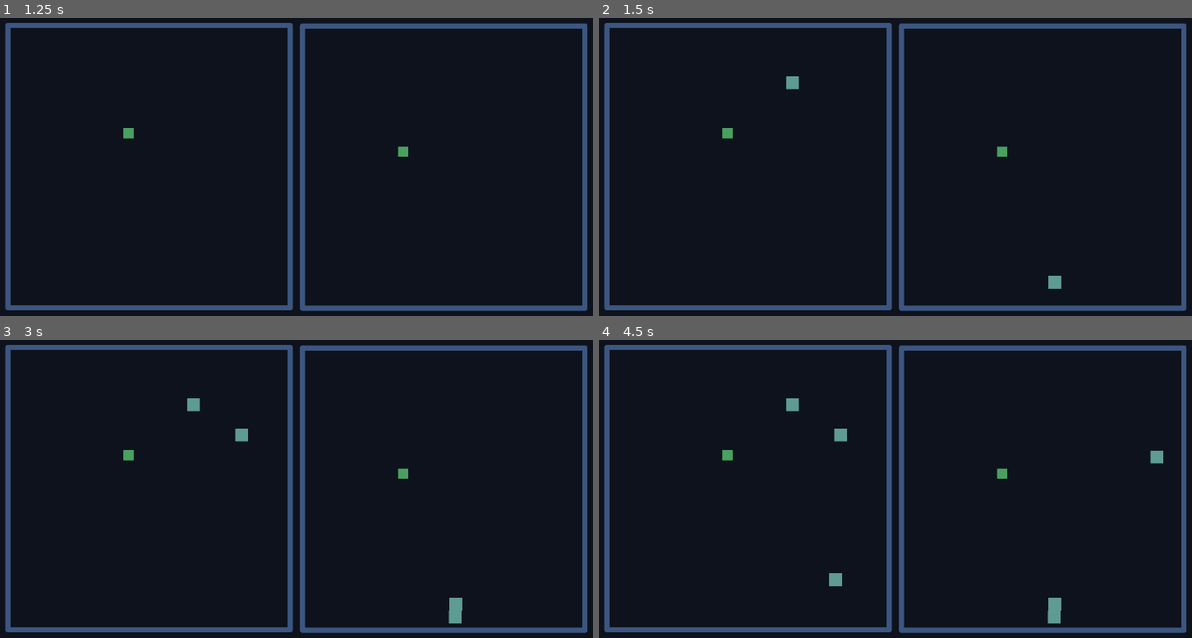
Above: before the commit, frames 1-4 (two rows, left to right).
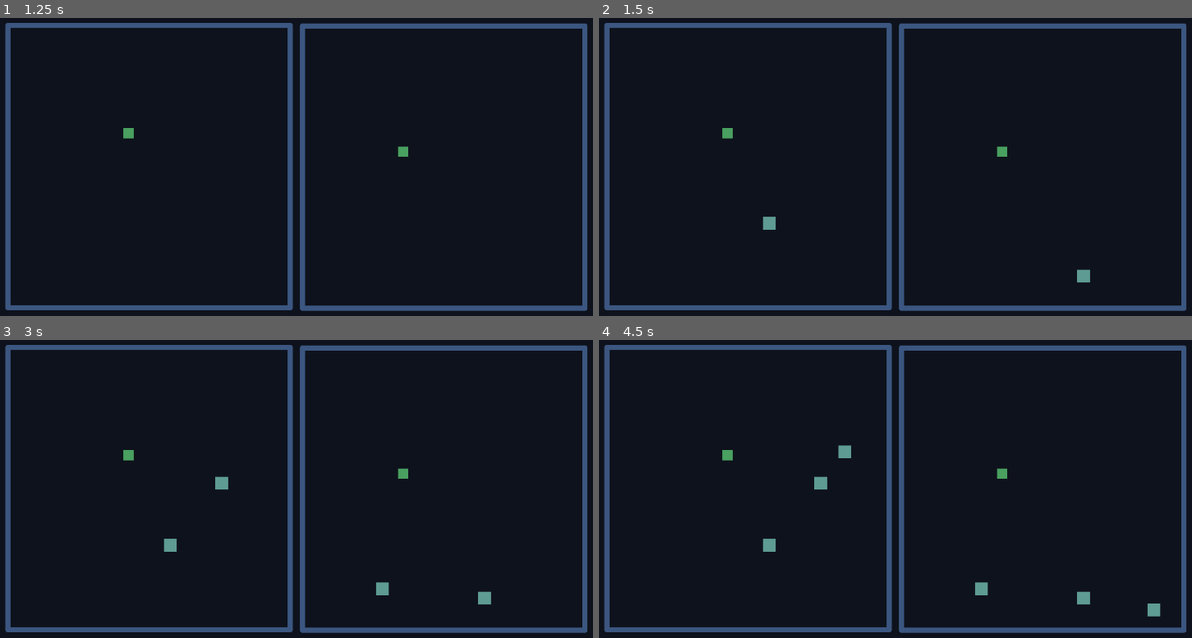
Above: after the commit, the same moments.

Repository: Marina-Banov/ggj-2026
Game: Godot game, scene res://Scenes/game.tscn
The game is run twice, just before and just after one commit, with the same random seed, the same clock (stepped at 60 frames per second) and the same inputs.
Inputs:
- Up to frame 1 (1.25 s): tap Enter at 0.5 s
- Up to frame 2 (1.5 s): tap Space at 1.25 s
- Up to frame 3 (3 s): tap Enter at 2 s; tap Space at 2.75 s
- Up to frame 4 (4.5 s): tap Enter at 3.5 s; tap Space at 4.25 s

Frame 1 is identical in both runs. In frame 2, 0.4% of the frame differs, in the area x 27-83%, y 19-91%; in frame 3, 0.8%; in frame 4, 1.2%, in the area x 27-96%, y 19-96%.

Commit message:
add game over overlay with winner and retry, refactor pickups to use signals, add custom theme, fix hurtbox bug

Diff:
--- a/Scenes/arena.tscn
+++ b/Scenes/arena.tscn
@@ -76,4 +76,4 @@
 wait_time = 1.492
 autostart = true
 
-[connection signal="timeout" from="Timer" to="." method="spawn_pickup"]
+[connection signal="timeout" from="Timer" to="." method="_spawn_pickup"]
--- a/Scenes/game.tscn
+++ b/Scenes/game.tscn
@@ -1,8 +1,9 @@
-[gd_scene load_steps=4 format=3 uid="uid://gx4fktfrrmqh"]
+[gd_scene load_steps=5 format=3 uid="uid://gx4fktfrrmqh"]
 
 [ext_resource type="PackedScene" uid="uid://sewt5itu3e0u" path="res://Scenes/player.tscn" id="1_80nbo"]
 [ext_resource type="Script" uid="uid://c6o3u372ks8nv" path="res://Scripts/game.gd" id="1_feb5d"]
 [ext_resource type="PackedScene" uid="uid://btmihvoaaef4b" path="res://Scenes/arena.tscn" id="2_e2o6t"]
+[ext_resource type="PackedScene" uid="uid://dwb1gu3cggcp8" path="res://Scenes/game_over.tscn" id="4_3dryh"]
 
 [node name="Game" type="Node2D"]
 script = ExtResource("1_feb5d")
@@ -27,3 +28,10 @@
 [node name="Player2" parent="." instance=ExtResource("1_80nbo")]
 position = Vector2(851, 331)
 player_id = 2
+
+[node name="GameOver" parent="." instance=ExtResource("4_3dryh")]
+unique_name_in_owner = true
+visible = false
+
+[connection signal="player_died" from="Player1" to="." method="_on_player_died"]
+[connection signal="player_died" from="Player2" to="." method="_on_player_died"]
--- /dev/null
+++ b/Scenes/game_over.tscn
@@ -0,0 +1,67 @@
+[gd_scene load_steps=5 format=3 uid="uid://dwb1gu3cggcp8"]
+
+[ext_resource type="Script" uid="uid://dorn5r4x8uyrr" path="res://Scripts/game_over.gd" id="1_8fo1c"]
+[ext_resource type="Theme" uid="uid://dde3uc253c4x6" path="res://sanko.theme" id="1_y26ei"]
+
+[sub_resource type="LabelSettings" id="LabelSettings_yxx3c"]
+font_size = 48
+font_color = Color(0.6141, 0.86700827, 0.89, 1)
+
+[sub_resource type="LabelSettings" id="LabelSettings_ccer4"]
+font_size = 40
+font_color = Color(0.6156863, 0.8666667, 0.8901961, 1)
+
+[node name="GameOver" type="CanvasLayer"]
+process_mode = 3
+script = ExtResource("1_8fo1c")
+
+[node name="Background" type="ColorRect" parent="."]
+offset_right = 1280.0
+offset_bottom = 720.0
+color = Color(0.057199996, 0.06952001, 0.11, 0.8235294)
+
+[node name="GameOver" type="Label" parent="Background"]
+layout_mode = 1
+anchors_preset = 5
+anchor_left = 0.5
+anchor_right = 0.5
+offset_left = -138.0
+offset_top = 200.0
+offset_right = 138.0
+offset_bottom = 267.0
+grow_horizontal = 2
+text = "GAME OVER"
+label_settings = SubResource("LabelSettings_yxx3c")
+horizontal_alignment = 1
+vertical_alignment = 1
+
+[node name="Winner" type="Label" parent="Background"]
+unique_name_in_owner = true
+layout_mode = 1
+anchors_preset = 5
+anchor_left = 0.5
+anchor_right = 0.5
+offset_left = -138.0
+offset_top = 300.0
+offset_right = 138.0
+offset_bottom = 367.0
+grow_horizontal = 2
+text = "WON!"
+label_settings = SubResource("LabelSettings_ccer4")
+horizontal_alignment = 1
+vertical_alignment = 1
+
+[node name="PlayAgain" type="Button" parent="Background"]
+layout_mode = 1
+anchors_preset = 5
+anchor_left = 0.5
+anchor_right = 0.5
+offset_left = -125.0
+offset_top = 400.0
+offset_right = 125.0
+offset_bottom = 445.0
+grow_horizontal = 2
+theme = ExtResource("1_y26ei")
+text = "Play again"
+
+[connection signal="pressed" from="Background/PlayAgain" to="." method="_on_button_pressed"]
--- a/Scripts/arena.gd
+++ b/Scripts/arena.gd
@@ -17,7 +17,7 @@
 	add_child(new_projectile)
 
 
-func spawn_pickup() -> void:
+func _spawn_pickup() -> void:
 	const PICKUP = preload("res://Scenes/pickup.tscn")
 	var new_pickup = PICKUP.instantiate()
 	var rng = RandomNumberGenerator.new()
--- a/Scripts/game.gd
+++ b/Scripts/game.gd
@@ -1,8 +1,24 @@
 extends Node2D
 
 
-func player_picked_up(player_name: String) -> void:
-	if player_name == "Player1":
+func _ready() -> void:
+	get_tree().node_added.connect(_on_node_added)
+
+
+func _on_node_added(node: Node2D) -> void:
+	if node.is_in_group("pickups"):
+		node.collected.connect(_on_pickup_collected)
+
+
+func _on_pickup_collected(player_id: int) -> void:
+	if player_id == 1:
 		%Arena2.spawn_line()
-	if player_name == "Player2":
+	if player_id == 2:
 		%Arena1.spawn_line()
+
+
+func _on_player_died(player_id: int) -> void:
+	var winner = 1 if player_id == 2 else 2
+	get_tree().paused = true
+	%GameOver.set_winner_text(winner)
+	%GameOver.visible = true
--- /dev/null
+++ b/Scripts/game_over.gd
@@ -0,0 +1,10 @@
+extends CanvasLayer
+
+
+func set_winner_text(player_id: int) -> void:
+	%Winner.text = "Player {0} won!".format([player_id])
+
+
+func _on_button_pressed() -> void:
+	get_tree().paused = false
+	get_tree().reload_current_scene()
--- a/Scripts/pickup.gd
+++ b/Scripts/pickup.gd
@@ -1,8 +1,15 @@
 extends Area2D
 
-@onready var game = get_node("/root/Game")
+signal collected(player_id)
+
+"""
+If other nodes need to find you → _enter_tree()
+If you need to find other nodes → _ready()
+"""
+func _enter_tree() -> void:
+	add_to_group("pickups")
 
 
 func _on_body_entered(body: Node2D) -> void:
-	game.player_picked_up(body.name)
+	collected.emit(body.player_id)
 	queue_free()
--- a/Scripts/player.gd
+++ b/Scripts/player.gd
@@ -1,6 +1,7 @@
 extends CharacterBody2D
 
 @export var player_id = 0
+signal player_died(player_id)
 
 const SPEED = 200.0
 
@@ -23,16 +24,9 @@
 var hp = MAX_HP
 
 
-func _ready() -> void:
-	_set_color_for_hp()
-
-
 func _physics_process(delta: float) -> void:
 	if dash_cooldown_remaining > 0:
 		dash_cooldown_remaining -= delta
-	else:
-		%HurtBox.monitoring = true
-		_set_color_for_hp()
 
 	if dash_time_remaining > 0:
 		dash_time_remaining -= delta
@@ -45,9 +39,11 @@
 			"move_down_{0}".format([player_id])
 		)
 		velocity = direction * SPEED
-
+		%HurtBox.monitoring = true
 		if Input.is_action_just_pressed("dash_{0}".format([player_id])) and dash_cooldown_remaining <= 0 and direction != Vector2.ZERO:
 			_start_dash(direction)
+
+	_set_color_for_hp()
 	move_and_slide()
 
 
@@ -59,12 +55,12 @@
 func _take_damage() -> void:
 	if hp > 0:
 		hp -= 1
-	_set_color_for_hp()
+	if hp == 0:
+		player_died.emit(player_id)
 
 
 func _start_dash(dir: Vector2) -> void:
 	%HurtBox.monitoring = false
-	%Polygon2D.color = Color(%Polygon2D.color, 0.45)
 	dash_direction = dir
 	dash_time_remaining = DASH_DURATION
 	dash_cooldown_remaining = DASH_COOLDOWN
@@ -72,3 +68,5 @@
 
 func _set_color_for_hp() -> void:
 	%Polygon2D.color = HP_COLORS[hp]
+	if not %HurtBox.monitoring:
+		%Polygon2D.color = Color(%Polygon2D.color, 0.45)
Not shown, added: Scripts/game_over.gd.uid
Binary file added: sanko.theme
